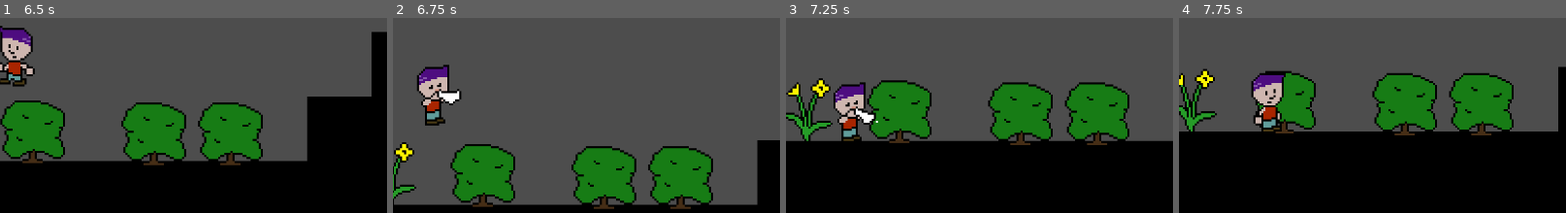
Above: before the commit, frames 1-4 (left to right).
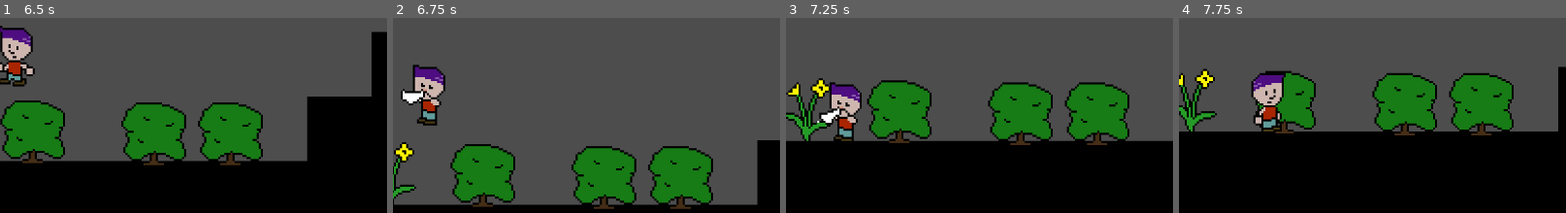
Above: after the commit, the same moments.

Repository: swordssnzdev/splat
Game: Godot game, scene res://scenes/scratch_level.tscn
The game is run twice, just before and just after one commit, with the same random seed, the same clock (stepped at 60 frames per second) and the same inputs. Sound files missing from this copy of the repository are replaced by a short silence.
Inputs:
- Up to frame 1 (6.5 s): hold W (jump) 0.53-1.28 s; hold D (right) 0.53-2.03 s; tap Shift (blow) at 0.6, 1.55, 2.1, 2.85, 4.35, 5.1, 6.05 s; tap W (jump) at 1.35, 1.52, 1.82, 3.02, 3.32, 4.52, 4.82, 5.85, 6.02, 6.32 s; hold A (left) 2.03-2.78 s; hold W (jump) 2.03-2.78 s; hold D (right) 2.78-4.28 s; hold W (jump) 3.53-4.28 s; tap Q (debug_snz) at 4.15 s; hold A (left) 4.28-5.03 s; hold D (right) 5.03-5.78 s; hold W (jump) 5.03-5.78 s; hold A (left) from 5.78 s (still down)
- Up to frame 2 (6.75 s): keep holding A (left); hold W (jump) from 6.53 s (still down); tap Shift (blow) at 6.6 s
- Up to frame 3 (7.25 s): keep holding A (left); keep holding W (jump)
- Up to frame 4 (7.75 s): release A (left) at 7.28 s; release W (jump) at 7.28 s; hold D (right) from 7.28 s (still down); tap Shift (blow) at 7.35 s; tap W (jump) at 7.52 s
The pictures show only the part of the screen within x 42-92%, y 21-70%; the shares and areas given below are measured in that part.

Frame 1 is identical in both runs. In frame 2, 2.1% of the frame differs, in the area x 2-18%, y 23-56%; in frame 3, 1.9%; in frame 4, nothing differs.

Commit message:
multiples

Diff:
--- a/scenes/player.tscn
+++ b/scenes/player.tscn
@@ -159,6 +159,22 @@
 "values": [10, 11, 10, 11, 10, 11, 10, 11, 10, 11]
 }
 
+[sub_resource type="Animation" id="Animation_e85ns"]
+resource_name = "resnz"
+step = 0.1
+tracks/0/type = "value"
+tracks/0/imported = false
+tracks/0/enabled = true
+tracks/0/path = NodePath("Sprite2D:frame")
+tracks/0/interp = 1
+tracks/0/loop_wrap = true
+tracks/0/keys = {
+"times": PackedFloat32Array(0, 0.2, 0.5),
+"transitions": PackedFloat32Array(1, 1, 1),
+"update": 1,
+"values": [5, 6, 7]
+}
+
 [sub_resource type="AnimationLibrary" id="AnimationLibrary_7kojh"]
 _data = {
 "RESET": SubResource("Animation_ntlw8"),
@@ -167,6 +183,7 @@
 "default": SubResource("Animation_bskg4"),
 "no_snz": SubResource("Animation_34r21"),
 "recover": SubResource("Animation_5gjw7"),
+"resnz": SubResource("Animation_e85ns"),
 "snz": SubResource("Animation_a10tn")
 }
 
--- a/scripts/player.gd
+++ b/scripts/player.gd
@@ -1,13 +1,14 @@
 extends CharacterBody2D
 
 # State machine
-enum State {NO_SNZ, DEFAULT, BUILDUP, SNZ_GROUND, SNZ_JUMP, RECOVER, BLOW}
+enum State {NO_SNZ, DEFAULT, BUILDUP, SNZ_GROUND, RESNZ_GROUND, SNZ_JUMP, RECOVER, BLOW}
 
 const BASE_SPEED = 150.0
 const BASE_JUMP_VELOCITY = -300.0
 const BASE_BUILDUP_LENGTH = 100
 const BASE_SNZ_INTERVAL = 250
 const SNZ_JUMP_VELOCITY = -500.0
+const RESNZ_RATE_ONE_IN_N = 2;
 
 signal trigger
 
@@ -33,7 +34,7 @@
 	animation_player.play("no_snz")
 
 func goToState(s: State) -> void:
-	if state == s:
+	if state == s && s != State.RESNZ_GROUND:
 		return
 
 	match s:
@@ -54,7 +55,13 @@
 			attacksnz_animation_player.play("spray")
 			animation_player.play("snz")
 			snz_audio_stream_player_2d.play()
-			pass
+		State.RESNZ_GROUND:
+			sprite_2d.flip_h = !sprite_2d.flip_h
+			attacksnz_animation_player.stop()
+			# I wanted particles but they don't work on my computer
+			attacksnz_animation_player.play("spray")
+			animation_player.play("resnz")
+			snz_audio_stream_player_2d.play()
 		State.SNZ_JUMP:
 			# Start spinning
 			vrotation = 1
@@ -107,6 +114,10 @@
 				buildup_audio_stream_player_2d.play()
 
 			buildupProgress -= delta * 100
+
+			if direction:
+				sprite_2d.flip_h = velocity.x < 0
+
 			if buildupProgress <= 0:
 				animation_player.speed_scale = 1 # Reset
 				goToState(State.SNZ_GROUND)
@@ -115,6 +126,8 @@
 				velocity.y = SNZ_JUMP_VELOCITY
 				velocity.x = direction * BASE_SPEED
 				goToState(State.SNZ_JUMP)
+		State.RESNZ_GROUND:
+			pass
 		State.SNZ_JUMP:
 			if is_on_floor():
 				goToState(State.RECOVER)
@@ -129,28 +142,37 @@
 				sprite_2d.set_rotation(sprite_2d.get_rotation() + vrotation)
 				# Decrease the spin speed
 				vrotation = move_toward(vrotation, 0, 5 * delta)
+
+				if direction:
+					sprite_2d.flip_h = velocity.x < 0
+					attacksnz_sprite_2d.flip_h = velocity.x < 0
 		State.RECOVER:
 			pass
 		State.BLOW:
 			pass
 
-	if direction:
-		sprite_2d.flip_h = velocity.x < 0
-		attacksnz_sprite_2d.flip_h = velocity.x < 0
-
+
+	attacksnz_sprite_2d.flip_h = sprite_2d.flip_h
 	move_and_slide()
 
 func _on_animation_player_animation_finished(anim_name: StringName) -> void:
 	match anim_name:
 		"snz":
-			match state:
-				State.SNZ_GROUND:
-					goToState(State.RECOVER)
+			end_snz()
+		"resnz":
+			end_snz()
 		"recover":
 			goToState(State.DEFAULT)
 		"blow":
 			goToState(State.NO_SNZ)
 
+func end_snz():
+	if state == State.SNZ_GROUND || state == State.RESNZ_GROUND:
+		if randi() % RESNZ_RATE_ONE_IN_N == 1:
+			goToState(State.RESNZ_GROUND)
+		else:
+			goToState(State.RECOVER)
+
 func die():
 	get_tree().reload_current_scene()
 
@@ -159,6 +181,8 @@
 		velocity.y = BASE_JUMP_VELOCITY
 
 	if direction:
+		sprite_2d.flip_h = velocity.x < 0
+		attacksnz_sprite_2d.flip_h = velocity.x < 0
 		velocity.x = direction * BASE_SPEED
 		animation_player.play()
 	else: # Slow down
@@ -166,8 +190,11 @@
 			animation_player.pause()
 		velocity.x = move_toward(velocity.x, 0, BASE_SPEED)
 
+
+
 	if Input.is_action_just_pressed("blow"):
 		goToState(State.BLOW)
+
 
 func _on_trigger() -> void:
 	if state == State.NO_SNZ:
Not shown: 1 places in scenes/player.tscn that only renumber resources
